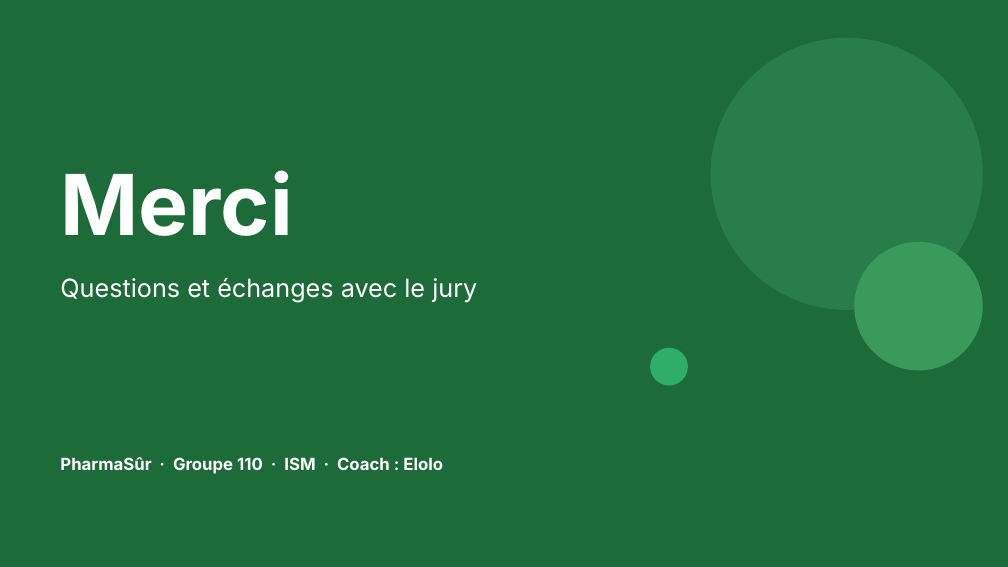
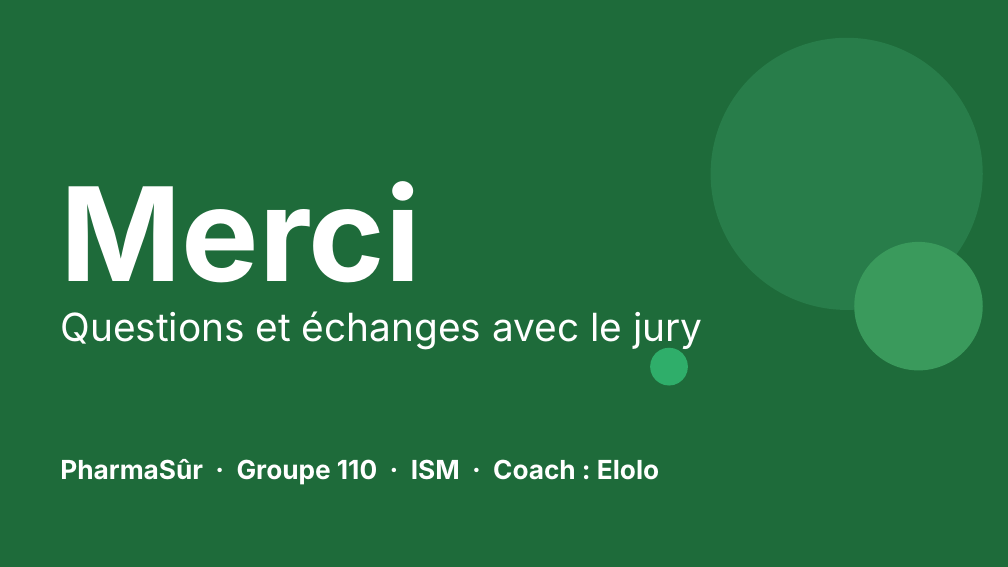
Before and after one commit to DianaFerradini/PharmaSur, a slide deck: slide 14 of pitch.pptx. Drawn at 1008x567 pixels with LibreOffice and Linux fonts; fonts in the diff are those of the drawing. Boxes give left, top, right and bottom in pixels: in the first picture for what was removed or moved away, otherwise in the second. Text is boxed around its words. In the diff, an @@ line names an element or a change of style, - is before the commit and + after.

```diff
--- a/pitch.pptx
+++ b/pitch.pptx
@@ text "Merci" at (60,181,420,283): size 80 to 124 pt @@
@@ text "Questions et échanges avec le ...": place and size @@
-text "Questions et échanges avec le ..." at (60,278,477,302)
+text "Questions et échanges avec le ..." at (60,311,702,350)
@@ text "Questions et échanges avec le ..." at (60,311,702,350): size 24 to 37 pt @@
@@ text "PharmaSûr · Groupe 110 · ..." at (60,459,659,485): size 16 to 25 pt @@
```
Also in this commit, not shown: 13 other slides changed, 1 other file.
